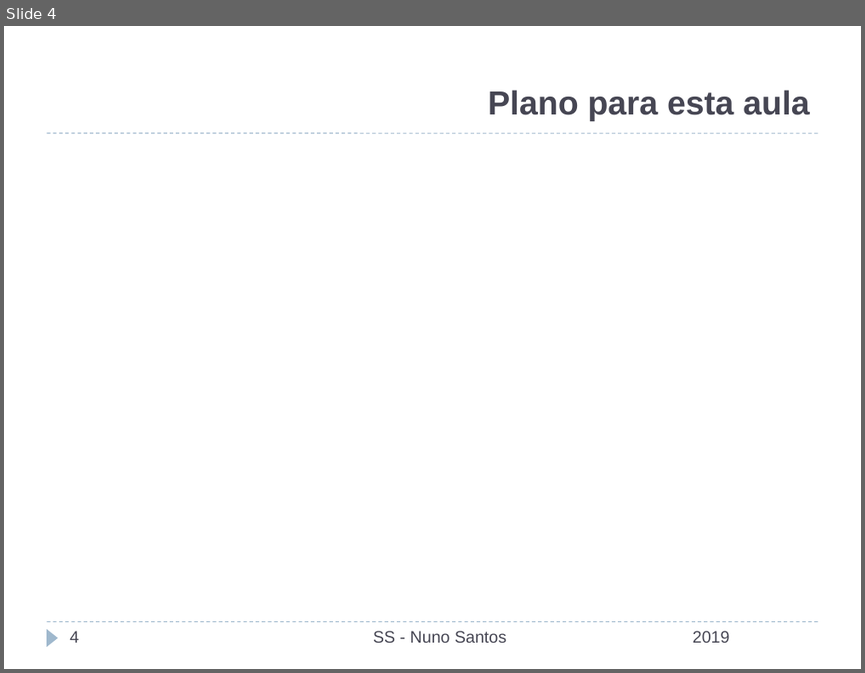
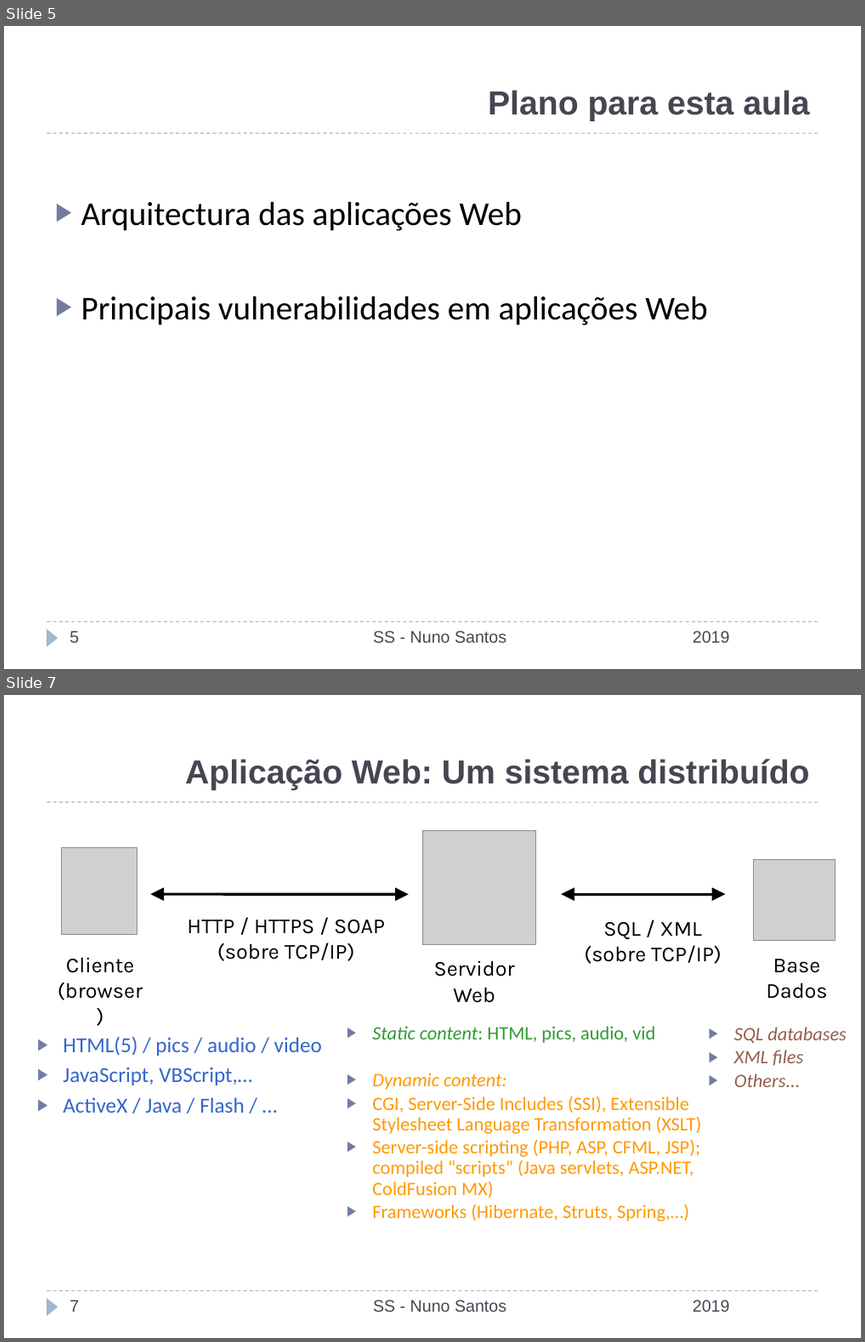
Before and after one commit to nuno-santos/acite2019, a slide deck: teoricas/acite2019-05-web_bd.pptx. Shown one above the other, each under a label of ours: slide 4 before the commit, slides 5 and 7 after it; the slides between them are not shown. The pictures are 865x673 and 865x1342 pixels, drawn with LibreOffice and Linux fonts; fonts in the diff are those of the drawing; grey boxes stand for pictures; background and template pictures are left out. Boxes give left, top, right and bottom in pixels: in the first picture for what was removed or moved away, otherwise in the second. Text is boxed around its words. In the diff, an @@ line names an element or a change of style, - is before the commit and + after.

```diff
--- a/teoricas/acite2019-05-web_bd.pptx
+++ b/teoricas/acite2019-05-web_bd.pptx
@@ slide 7 added at (x1=4, y1=695, x2=861, y2=1338), background #FFFFFF; not listed: 3 template elements that a slide beside it also shows @@
@@ title added at (x1=185, y1=759, x2=809, y2=790), 28 pt, text #464653, bold @@
+Aplicação Web: Um sistema distribuído
@@ group added at (x1=58, y1=830, x2=536, y2=1003): 3 texts, 2 pictures, 1 double arrow @@
+Servidor Web
+HTTP / HTTPS / SOAP
+(sobre TCP/IP)
+Cliente
+(browser)
@@ picture added at (x1=754, y1=860, x2=835, y2=941) @@
@@ double arrow added from (726, 894) to (561, 894), #000000 2.25 pt @@
@@ text added at (x1=584, y1=922, x2=721, y2=964), 18 pt, text #000000 @@
+SQL / XML
+(sobre TCP/IP)
@@ text added at (x1=766, y1=959, x2=827, y2=998), 18 pt, text #000000 @@
+Base Dados
@@ text added at (x1=372, y1=1026, x2=702, y2=1221), 16 pt, text #FF9900 @@
+▶ Static content: HTML, pics, audio, vid
+▶ Dynamic content:
+▶ CGI, Server-Side Includes (SSI), Extensible Stylesheet Language Transformation (XSLT)
+▶ Server-side scripting (PHP, ASP, CFML, JSP); compiled “scripts” (Java servlets, ASP.NET, ColdFusion MX)
+▶ Frameworks (Hibernate, Struts, Spring,…)
@@ text added at (x1=63, y1=1036, x2=322, y2=1112), 18 pt, text #3366CC @@
+▶ HTML(5) / pics / audio / video
+▶ JavaScript, VBScript,…
+▶ ActiveX / Java / Flash / …
@@ text added at (x1=734, y1=1027, x2=846, y2=1087), 16 pt, text #955E4B, italic @@
+▶ SQL databases
+▶ XML files
+▶ Others...
@@ page number added at (x1=69, y1=1299, x2=79, y2=1311), 14 pt, text #464653 @@
+7
@@ text added at (x1=373, y1=1299, x2=506, y2=1311), 14 pt, text #464653 @@
+SS - Nuno Santos
@@ text added at (x1=692, y1=1299, x2=730, y2=1311), 14 pt, text #464653 @@
+2019
@@ what was slide 4 is now slide 5 @@
@@ slide 5 changed as well @@
@@ text added at (x1=81, y1=201, x2=707, y2=325), 28 pt, text #000000 @@
+▶ Arquitectura das aplicações Web
+▶ Principais vulnerabilidades em aplicações Web
@@ page number at (x1=69, y1=630, x2=79, y2=642): text changed @@
-4
+5
```
Also in this commit, not shown: 7 other slides changed, 13 other slides added, 3 slides removed.
